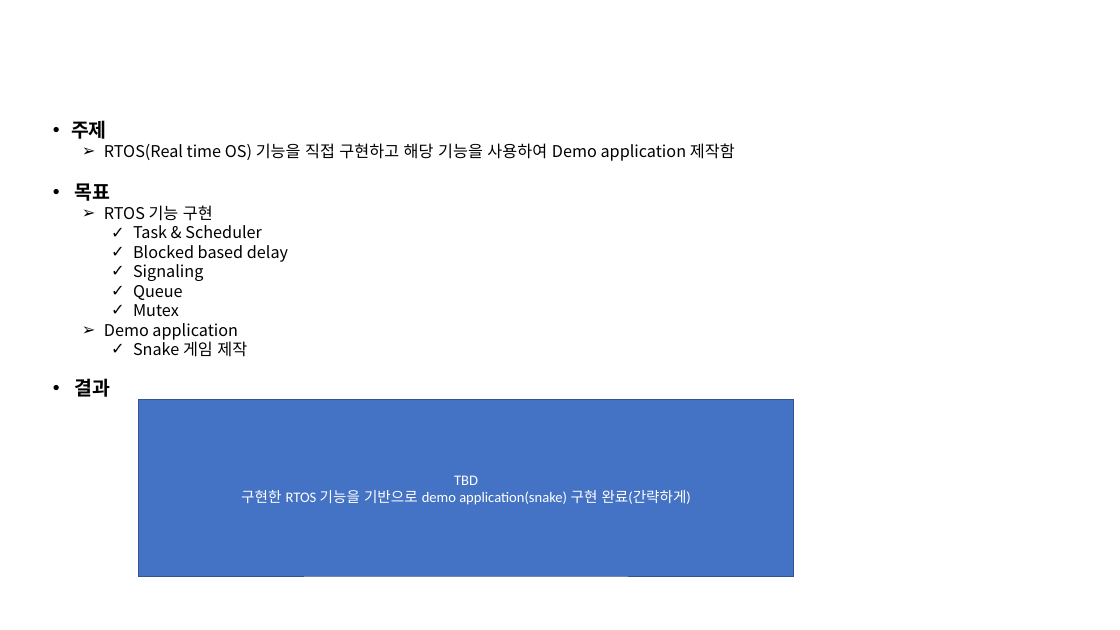
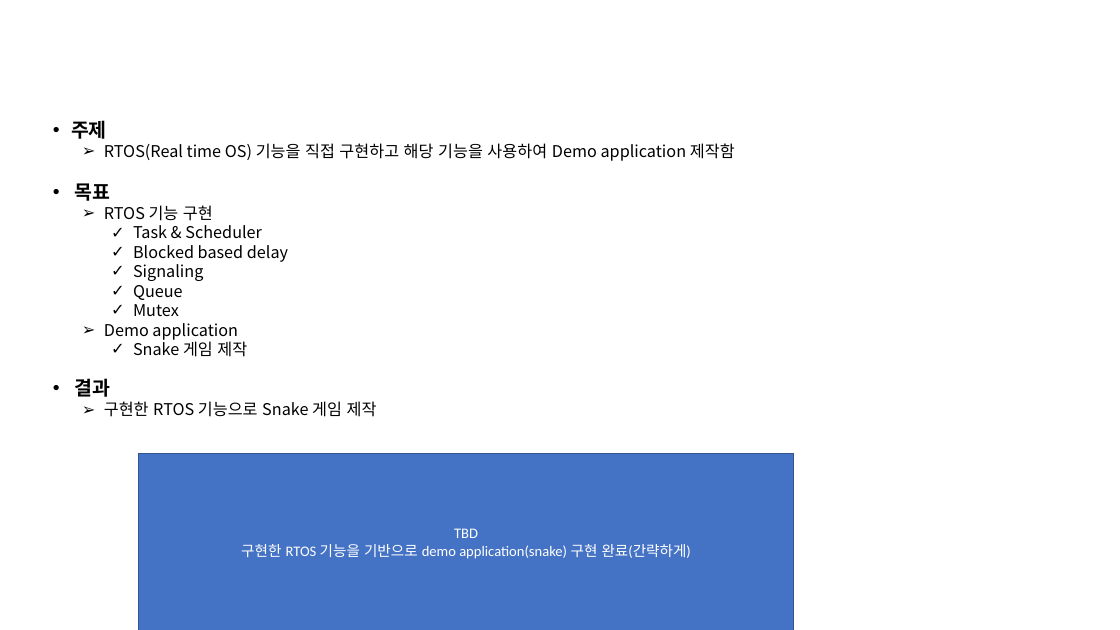
Before and after one commit to plat320/SWBootCamp7, a slide deck: slide 3 of 부트캠프_07기_01반_결과보고서(1팀).pptx. Drawn at 1120x630 pixels with LibreOffice and Linux fonts; fonts in the diff are those of the drawing; background and template pictures are left out. Boxes give left, top, right and bottom in pixels: in the first picture for what was removed or moved away, otherwise in the second. Text is boxed around its words. In the diff, an @@ line names an element or a change of style, - is before the commit and + after.

```diff
--- a/부트캠프_07기_01반_결과보고서(1팀).pptx
+++ b/부트캠프_07기_01반_결과보고서(1팀).pptx
@@ text at (x1=104, y1=401, x2=377, y2=417): paragraph added @@
+  ➢ 구현한 RTOS 기능으로 Snake 게임 제작
@@ rectangle "TBD" moved from (x1=139, y1=400, x2=794, y2=576) to (x1=139, y1=454, x2=794, y2=630) @@
```
Also in this commit, not shown: 2 other slides changed.
